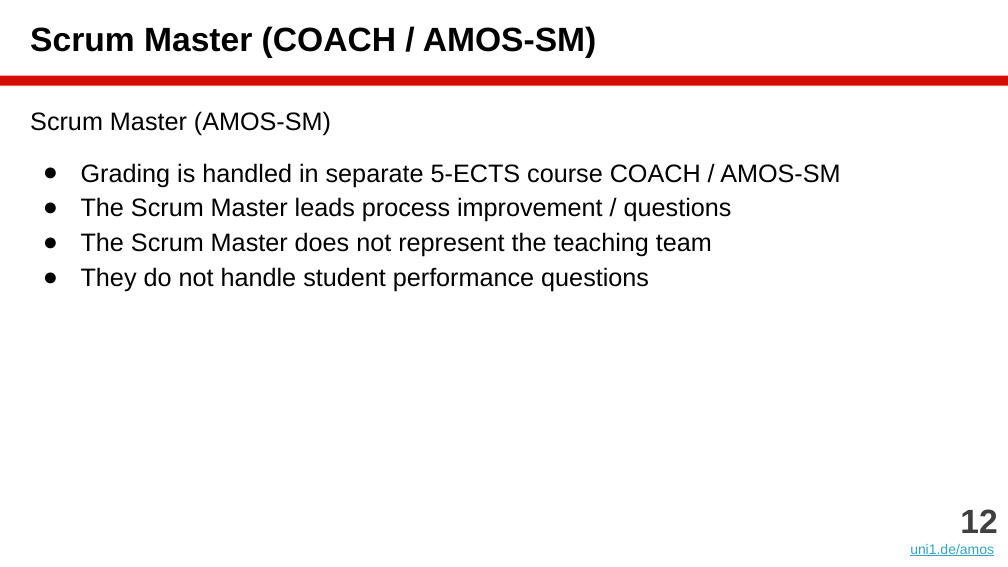
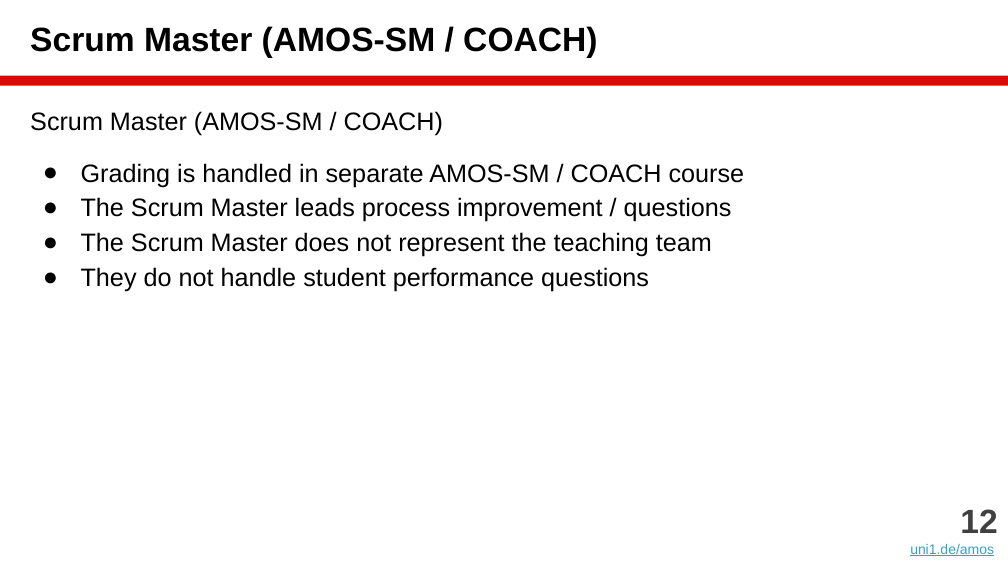
Before and after one commit to dirkriehle/amos-course, a slide deck: slide 12 of Lecture slides/AMOS A01 - Introduction.pptx. Drawn at 1008x567 pixels with LibreOffice and Linux fonts; fonts in the diff are those of the drawing. Boxes give left, top, right and bottom in pixels: in the first picture for what was removed or moved away, otherwise in the second. Text is boxed around its words. In the diff, an @@ line names an element or a change of style, - is before the commit and + after.

```diff
--- a/Lecture slides/AMOS A01 - Introduction.pptx
+++ b/Lecture slides/AMOS A01 - Introduction.pptx
@@ title at <box>30,26,597,58</box>: text changed @@
-Scrum Master (COACH / AMOS-SM)
+Scrum Master (AMOS-SM / COACH)
@@ text at <box>30,111,745,187</box>: text changed @@
-Scrum Master (AMOS-SM)
-● Grading is handled in separate 5-ECTS course COACH / AMOS-SM
+Scrum Master (AMOS-SM / COACH)
+● Grading is handled in separate AMOS-SM / COACH course
```
Also in this commit, not shown: 9 other slides changed, 15 other files.
